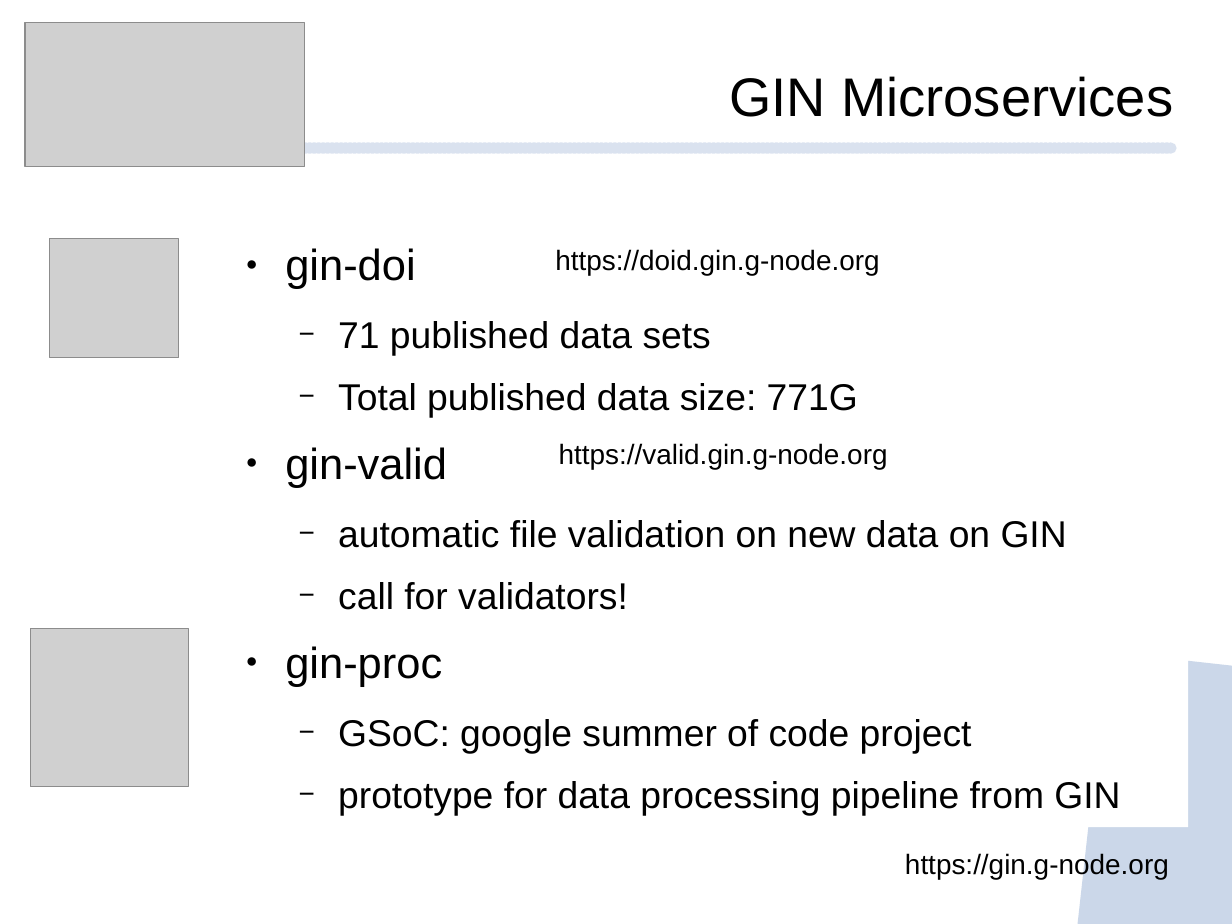
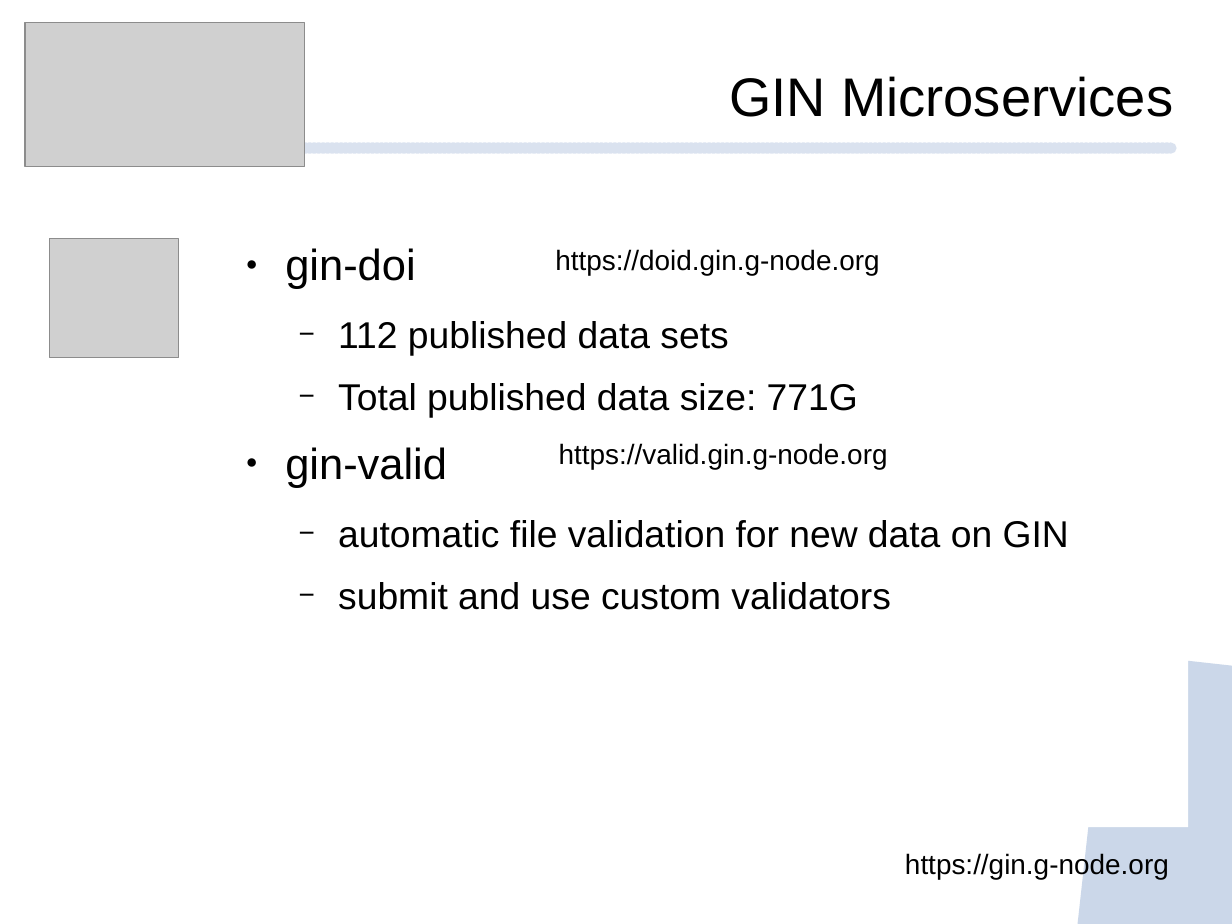
Before and after one commit to mpsonntag/prespost, a slide deck: slide 6 of 202009_BCCN_online/202009_BCCN_Online_conference.odp. Drawn at 1232x924 pixels with LibreOffice and Linux fonts; fonts in the diff are those of the drawing; grey boxes stand for pictures; background and template pictures are left out. Boxes give left, top, right and bottom in pixels: in the first picture for what was removed or moved away, otherwise in the second. Text is boxed around its words. In the diff, an @@ line names an element or a change of style, - is before the commit and + after.

```diff
--- a/202009_BCCN_online/202009_BCCN_Online_conference.odp
+++ b/202009_BCCN_online/202009_BCCN_Online_conference.odp
@@ text at [338,321,728,356]: text changed @@
-  − 71 published data sets
+  − 112 published data sets
@@ text at [338,520,1069,610]: text changed @@
-  − automatic file validation on new data on GIN
-  − call for validators!
-● gin-proc
-  − GSoC: google summer of code project
-  − prototype for data processing pipeline from GIN
+  − automatic file validation for new data on GIN
+  − submit and use custom validators
@@ picture removed at [30,629,188,787] @@
```
Also in this commit, not shown: 5 other slides changed, 3 slides added, 3 slides removed.
